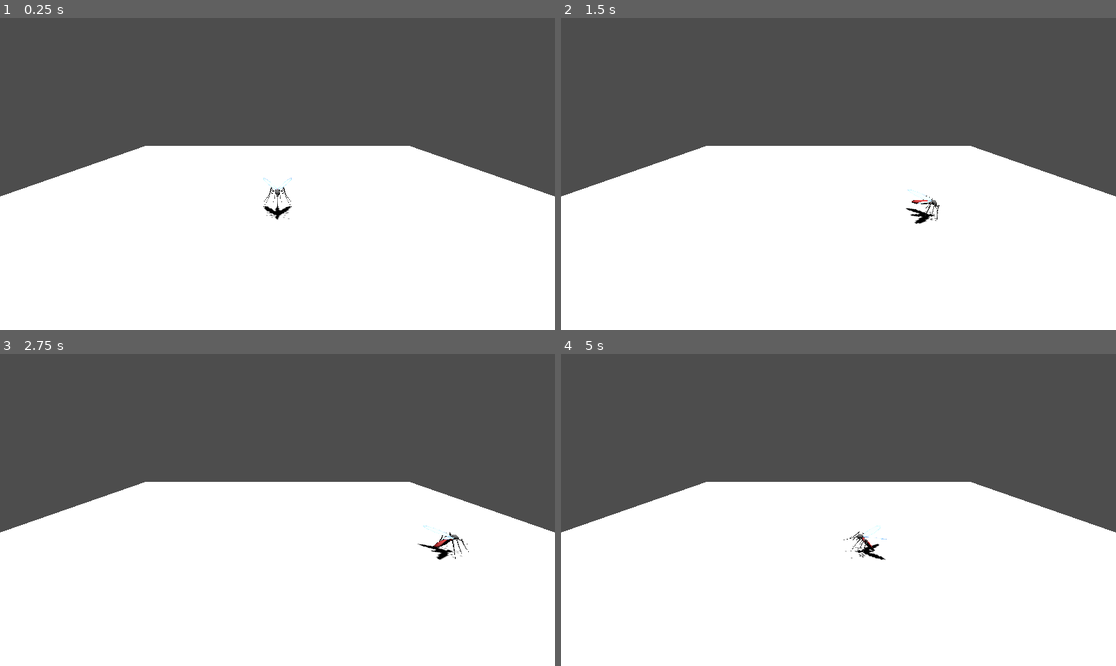
Above: before the commit, frames 1-4 (two rows, left to right).
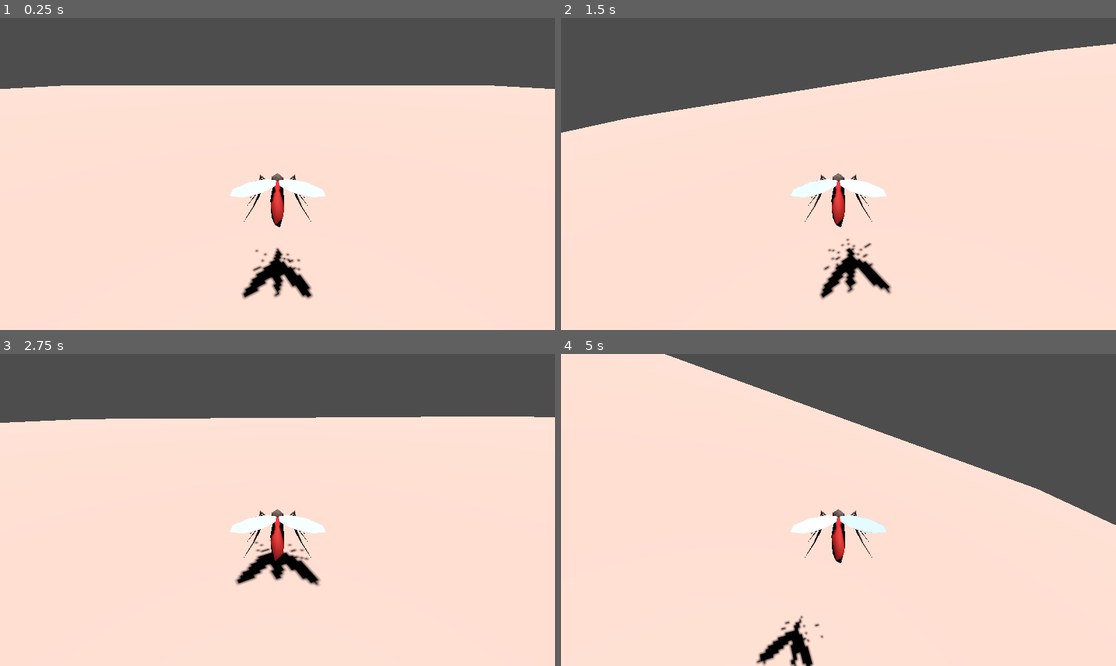
Above: after the commit, the same moments.

Repository: LorenzoPaolucci000/No-Me-Moleste-Mosquito
Game: Godot game, scene res://scenes/main.tscn
Two runs of this game, one before a commit and one after it. Both use one fixed random seed, a clock stepped at 60 frames per second and the inputs below.
Inputs (mouse positions are in pixels of both pictures, inside the frame that each line leads up to):
- Up to frame 1 (0.25 s): no input
- Up to frame 2 (1.5 s): tap Enter at 0.5 s; move the mouse to (960, 158) at 0.52 s; hold D (move_right) 0.53-1.28 s; move the mouse to (727, 189) at 1.27 s; hold E (move_down, bound only after the commit) from 1.28 s (still down)
- Up to frame 3 (2.75 s): move the mouse to (333, 441) at 2.02 s; release E (move_down, bound only after the commit) at 2.03 s; hold D (move_right) from 2.03 s (still down)
- Up to frame 4 (5 s): move the mouse to (810, 572) at 2.77 s; release D (move_right) at 2.78 s; hold Q (move_up, bound only after the commit) 2.78-3.53 s; move the mouse to (1005, 556) at 3.52 s; hold A (move_left) from 3.53 s (still down); tap Escape at 4.15 s; move the mouse to (672, 463) at 4.27 s

The runs differ from the first frame. In frame 1, 78% of the frame differs, in the area x 0-100%, y 21-100%; in frame 2, 78%; in frame 3, 79%, in the area x 0-100%, y 20-100%; in frame 4, 78%.

Commit message:
Add 3D flying system and camera follow scripts

Diff:
--- a/project.godot
+++ b/project.godot
@@ -50,6 +50,16 @@
 "events": [Object(InputEventKey,"resource_local_to_scene":false,"resource_name":"","device":-1,"window_id":0,"alt_press …(191 unchanged characters)…
 ]
 }
+move_up={
+"deadzone": 0.2,
+"events": [Object(InputEventKey,"resource_local_to_scene":false,"resource_name":"","device":-1,"window_id":0,"alt_pressed":false,"shift_pressed":false,"ctrl_pressed":false,"meta_pressed":false,"pressed":false,"keycode":0,"physical_keycode":81,"key_label":0,"unicode":113,"location":0,"echo":false,"script":null)
+]
+}
+move_down={
+"deadzone": 0.2,
+"events": [Object(InputEventKey,"resource_local_to_scene":false,"resource_name":"","device":-1,"window_id":0,"alt_pressed":false,"shift_pressed":false,"ctrl_pressed":false,"meta_pressed":false,"pressed":false,"keycode":0,"physical_keycode":69,"key_label":0,"unicode":101,"location":0,"echo":false,"script":null)
+]
+}
 
 [rendering]
 
--- a/scenes/main.tscn
+++ b/scenes/main.tscn
@@ -1,7 +1,9 @@
-[gd_scene load_steps=6 format=3 uid="uid://b46assio5wwln"]
+[gd_scene load_steps=8 format=3 uid="uid://b46assio5wwln"]
 
 [ext_resource type="Script" uid="uid://b30f3s6c6oj1o" path="res://scripts/mosquito.gd" id="1_0wfyh"]
 [ext_resource type="PackedScene" uid="uid://bry680ye7oean" path="res://assets/aedes_aegypti_mosquito_da_dengue_low_poly/scene.gltf" id="1_o5qli"]
+[ext_resource type="Script" uid="uid://c0rvo174k132v" path="res://scripts/flying_system.gd" id="4_jyhfs"]
+[ext_resource type="Script" uid="uid://b42q6pq3qn6sa" path="res://scripts/camera_3d.gd" id="4_tbgi4"]
 
 [sub_resource type="BoxMesh" id="BoxMesh_sgp6g"]
 size = Vector3(30, 0.2, 30)
@@ -9,33 +11,34 @@
 [sub_resource type="BoxShape3D" id="BoxShape3D_sgp6g"]
 size = Vector3(30, 0.2, 30)
 
-[sub_resource type="CapsuleShape3D" id="CapsuleShape3D_o5qli"]
+[sub_resource type="BoxShape3D" id="BoxShape3D_sugp2"]
+size = Vector3(2.02094, 2.72833, 1.02246)
 
 [node name="Main" type="Node3D"]
 
 [node name="DirectionalLight3D" type="DirectionalLight3D" parent="."]
-transform = Transform3D(-0.489383, -0.872069, -3.81194e-08, 0, -4.37114e-08, 1, -0.872069, 0.489383, 2.13916e-08, 0, 7.52511, 0)
+transform = Transform3D(-0.489383, -0.872069, -3.81194e-08, 0, -4.37114e-08, 1, -0.872069, 0.489383, 2.13916e-08, 0, 22.815, 18.854)
+light_color = Color(0.99348, 0.851572, 0.802716, 1)
 light_energy = 3.5
 shadow_enabled = true
 
 [node name="Ground" type="StaticBody3D" parent="."]
 
 [node name="MeshInstance3D" type="MeshInstance3D" parent="Ground"]
+transform = Transform3D(5, 0, 0, 0, 5, 0, 0, 0, 5, 0, 0, 0)
 mesh = SubResource("BoxMesh_sgp6g")
 
 [node name="CollisionShape3D" type="CollisionShape3D" parent="Ground"]
+transform = Transform3D(5, 0, 0, 0, 5, 0, 0, 0, 5, 0, 0, 0)
 shape = SubResource("BoxShape3D_sgp6g")
-
-[node name="CameraRig" type="Node3D" parent="."]
-
-[node name="Camera3D" type="Camera3D" parent="CameraRig"]
-transform = Transform3D(1, 0, 0, 0, 0.939693, 0.34202, 0, -0.34202, 0.939693, 0, 5, 8)
 
 [node name="Mosquito" type="CharacterBody3D" parent="."]
 transform = Transform3D(1, 0, 0, 0, 1, 0, 0, 0, 1, 0, 1.67436, 0)
+visible = false
 script = ExtResource("1_0wfyh")
 
 [node name="Sketchfab_Scene" parent="Mosquito" instance=ExtResource("1_o5qli")]
+visible = false
 
 [node name="Skeleton3D" parent="Mosquito/Sketchfab_Scene/Sketchfab_model/aedes_fbx/Object_2/RootNode/Armature/Object_6" index="0"]
 bones/1/rotation = Quaternion(0.189526, 0.770427, 0.266906, -0.547068)
@@ -43,7 +46,32 @@
 bones/5/rotation = Quaternion(0.943057, -3.50791e-09, -3.5079e-09, -0.332631)
 
 [node name="CollisionShape3D" type="CollisionShape3D" parent="Mosquito"]
-transform = Transform3D(1, 0, 0, 0, -4.37114e-08, -1, 0, 1, -4.37114e-08, 0, -0.233187, 0)
-shape = SubResource("CapsuleShape3D_o5qli")
+transform = Transform3D(1, 0, 0, 0, -4.37114e-08, -1, 0, 1, -4.37114e-08, 0, -0.244417, -0.0853271)
+visible = false
+shape = SubResource("BoxShape3D_sugp2")
+
+[node name="Mosquito2" type="RigidBody3D" parent="."]
+transform = Transform3D(1, 0, 0, 0, 1, 0, 0, 0, 1, 0, 2, 0)
+linear_damp = 1.0
+angular_damp = 1.0
+script = ExtResource("4_jyhfs")
+
+[node name="Sketchfab_Scene" parent="Mosquito2" instance=ExtResource("1_o5qli")]
+
+[node name="Skeleton3D" parent="Mosquito2/Sketchfab_Scene/Sketchfab_model/aedes_fbx/Object_2/RootNode/Armature/Object_6" index="0"]
+bones/1/rotation = Quaternion(0.189526, 0.770427, 0.266906, -0.547068)
+bones/3/rotation = Quaternion(-0.189526, 0.770427, 0.266906, 0.547068)
+bones/5/rotation = Quaternion(0.943057, -3.50791e-09, -3.5079e-09, -0.332631)
+
+[node name="CollisionShape3D" type="CollisionShape3D" parent="Mosquito2"]
+transform = Transform3D(1, 0, 0, 0, -4.37114e-08, -1, 0, 1, -4.37114e-08, 0.0157776, -0.244417, -0.260528)
+shape = SubResource("BoxShape3D_sugp2")
+
+[node name="CameraPivot" type="Node3D" parent="Mosquito2"]
+
+[node name="Camera3D" type="Camera3D" parent="Mosquito2/CameraPivot"]
+transform = Transform3D(-1, -3.87345e-08, 7.83733e-08, 0, 0.896486, 0.443071, -8.74228e-08, 0.443071, -0.896486, 0, 1.73115, -3.24307)
+script = ExtResource("4_tbgi4")
 
 [editable path="Mosquito/Sketchfab_Scene"]
+[editable path="Mosquito2/Sketchfab_Scene"]
--- /dev/null
+++ b/scripts/camera_3d.gd
@@ -0,0 +1,11 @@
+extends Camera3D
+
+@export var target: Node3D           # il riferimento al RigidBody
+@export var offset := Vector3(0, 2, -6)
+@export var follow_speed := 30.0      # smooth
+
+func _process(delta):
+	if target:
+		var desired_position = target.global_transform.origin + target.global_transform.basis * offset
+		global_transform.origin = lerp(global_transform.origin, desired_position, delta * follow_speed)
+		look_at(target.global_transform.origin, Vector3.UP)
--- /dev/null
+++ b/scripts/flying_system.gd
@@ -0,0 +1,36 @@
+extends RigidBody3D
+
+@export var throttle = 1
+@export var mouse_sensibility = 30
+var mouse_movement = Vector2()
+
+func _ready():
+	Input.mouse_mode = Input.MOUSE_MODE_CAPTURED
+
+func _physics_process(delta: float) -> void:
+	if Input.is_action_pressed("move_up"):
+		throttle = 1.5
+	elif Input.is_action_pressed("move_down"):
+		throttle = 0.5
+	else:
+		throttle = 1
+
+	apply_central_force(global_transform.basis * (Vector3.UP * 9.8 * throttle))
+
+	# Torque
+	if mouse_movement != Vector2.ZERO:
+		# Yaw (mouse X)
+		apply_torque(global_transform.basis * Vector3.DOWN * (mouse_movement.x / mouse_sensibility))
+		# Pitch (mouse Y)
+		apply_torque(global_transform.basis * Vector3.LEFT * (mouse_movement.y / mouse_sensibility))
+		mouse_movement = Vector2.ZERO
+	if Input.is_action_pressed("move_right"):
+		apply_torque(global_transform.basis * Vector3.BACK / 5)
+	if Input.is_action_pressed("move_left"):
+		apply_torque(global_transform.basis * Vector3.FORWARD / 5)
+
+func _input(event):
+	if event is InputEventMouseMotion:
+		mouse_movement += event.relative
+	if event is InputEventKey and event.pressed and event.keycode == KEY_ESCAPE:
+		Input.mouse_mode = Input.MOUSE_MODE_VISIBLE
Not shown, added: scripts/camera_3d.gd.uid
Not shown, added: scripts/flying_system.gd.uid
